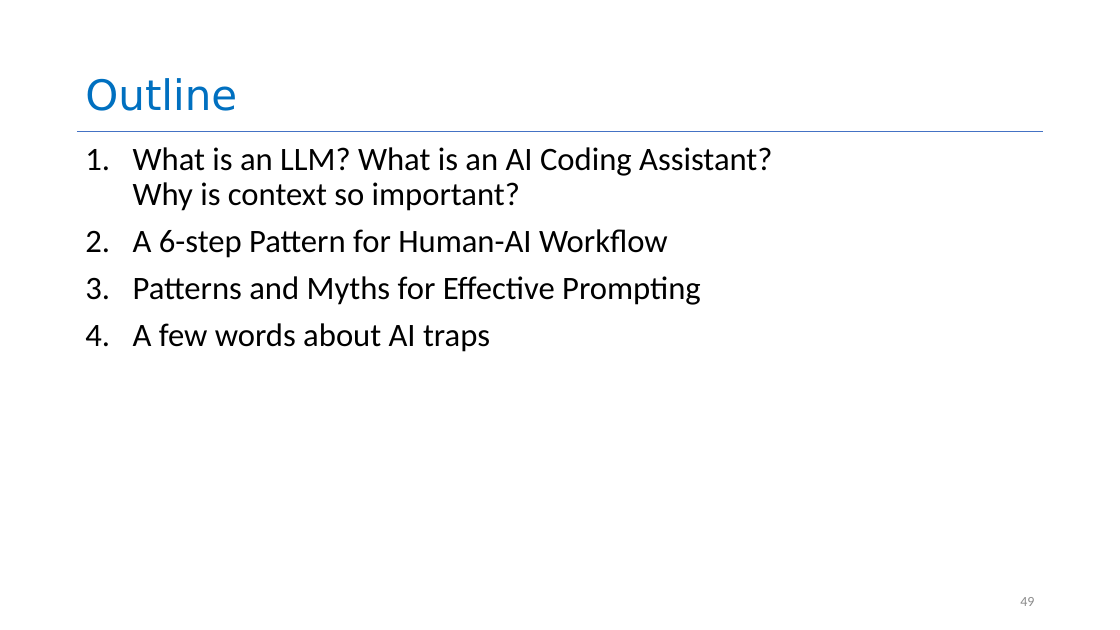
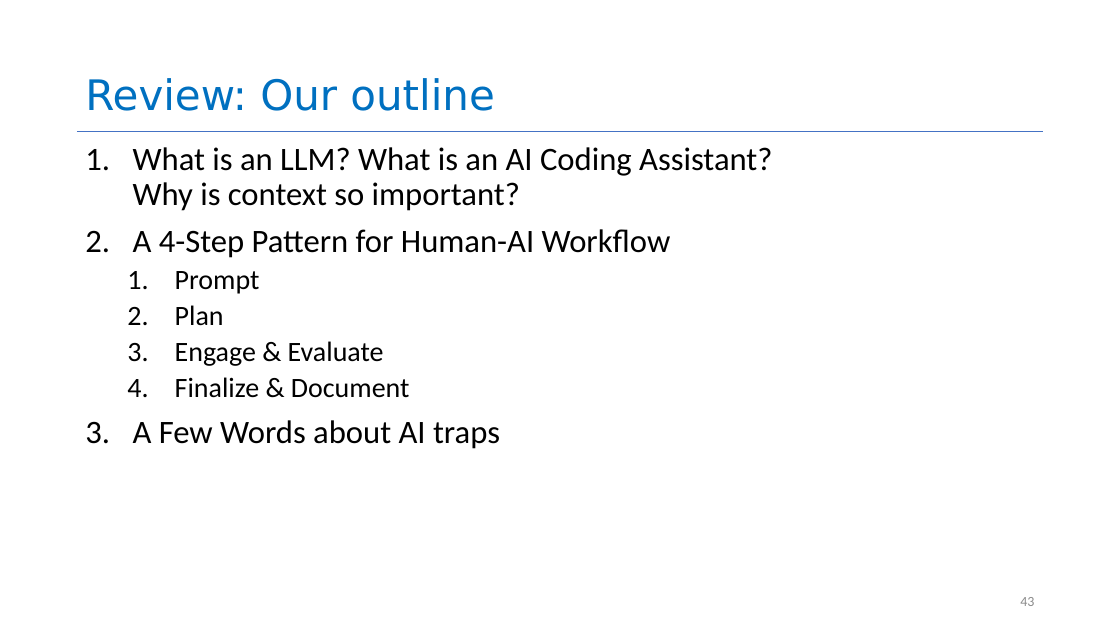
Before and after one commit to neu-se/CS4530-Spring-2026, a slide deck: slide 43 of Slides/Module 16 Using AI Agents.pptx (slide 49 before the commit). Drawn at 1120x630 pixels with LibreOffice and Linux fonts; fonts in the diff are those of the drawing. Boxes give left, top, right and bottom in pixels: in the first picture for what was removed or moved away, otherwise in the second. Text is boxed around its words. In the diff, an @@ line names an element or a change of style, - is before the commit and + after.

```diff
--- a/Slides/Module 16 Using AI Agents.pptx
+++ b/Slides/Module 16 Using AI Agents.pptx
@@ title at [85, 78, 494, 111]: text changed @@
-Outline
+Review: Our outline
@@ text at [133, 229, 671, 449]: text changed @@
-2. A 6-step Pattern for Human-AI Workflow
-3. Patterns and Myths for Effective Prompting
-4. A few words about AI traps
+2. A 4-Step Pattern for Human-AI Workflow
+  1. Prompt
+  2. Plan
+  3. Engage & Evaluate
+  4. Finalize & Document
+3. A Few Words about AI traps
@@ page number at [1020, 597, 1034, 606]: text changed @@
-49
+43
```
Also in this commit, not shown: 28 other slides changed, 7 slides added, 14 slides removed, 1 other file.
